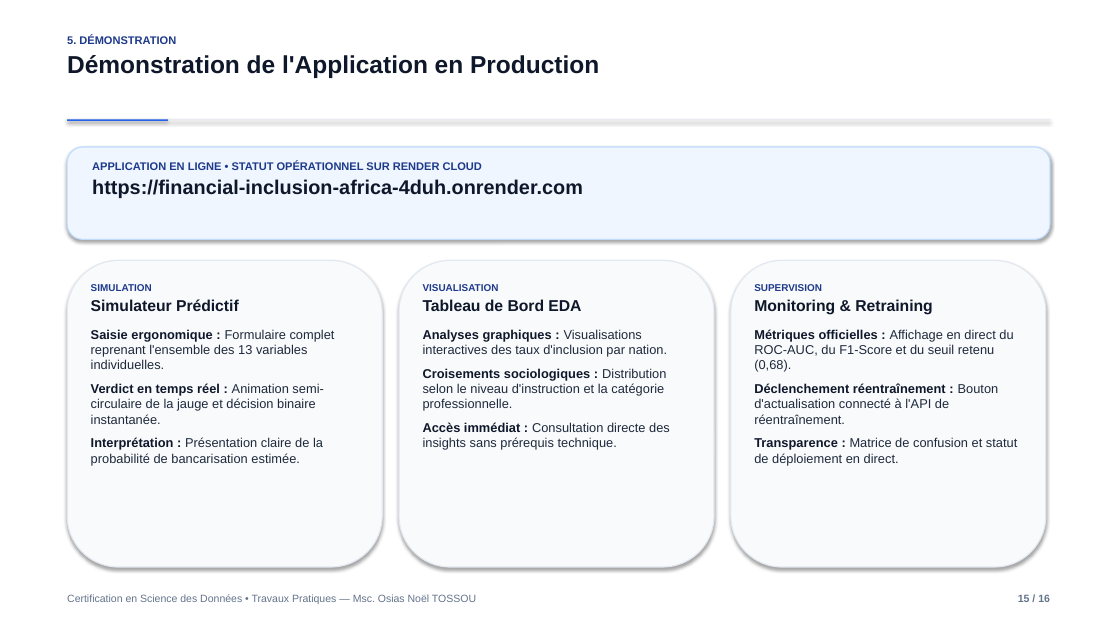
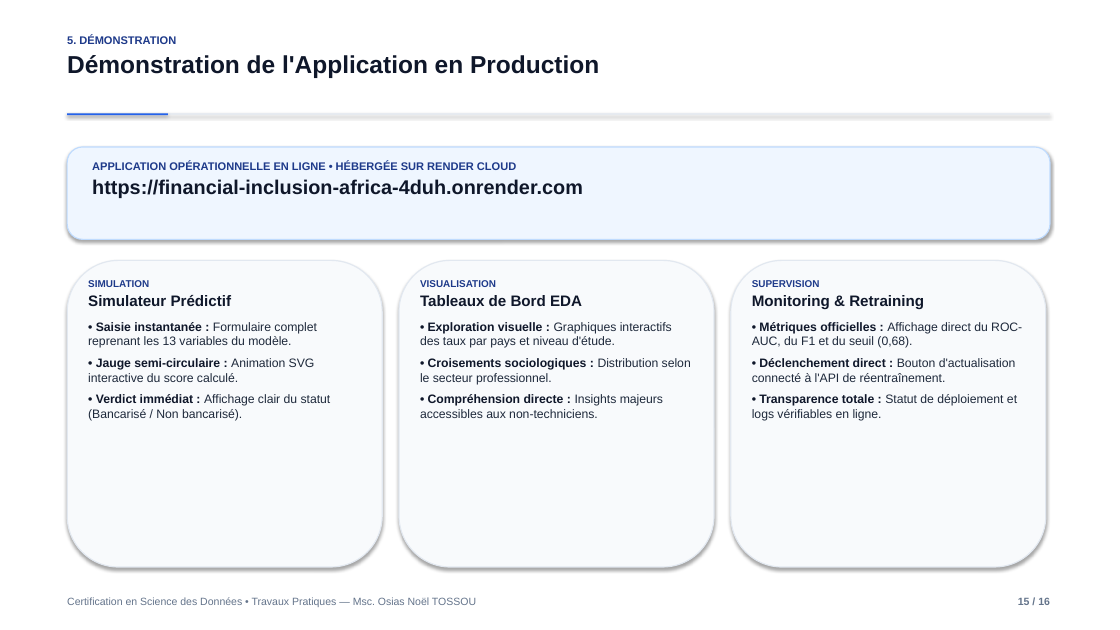
Before and after one commit to OLOUNLAD/Financial-inclusion-africa, a slide deck: slide 15 of Presentation_Soutenance.pptx. Drawn at 1120x630 pixels with LibreOffice and Linux fonts; fonts in the diff are those of the drawing. Boxes give left, top, right and bottom in pixels: in the first picture for what was removed or moved away, otherwise in the second. Text is boxed around its words. In the diff, an @@ line names an element or a change of style, - is before the commit and + after.

Commit message:
Refactor defense slides: unclutter text and integrate 5 architectural and workflow diagrams

```diff
--- a/Presentation_Soutenance.pptx
+++ b/Presentation_Soutenance.pptx
@@ rectangle: place and size @@
-rectangle at [67, 119, 1050, 120]
+rectangle at [67, 113, 1050, 114]
@@ rectangle: place and size @@
-rectangle at [67, 119, 168, 121]
+rectangle at [67, 113, 168, 115]
@@ text at [92, 162, 516, 173]: text changed @@
-APPLICATION EN LIGNE • STATUT OPÉRATIONNEL SUR RENDER CLOUD
+APPLICATION OPÉRATIONNELLE EN LIGNE • HÉBERGÉE SUR RENDER CLOUD
@@ text at [88, 295, 232, 306]: size 13.5 to 13 pt in "Simulateur Prédictif"; less space between paragraphs @@
@@ text at [420, 295, 691, 418]: text changed; size 11 to 10.5 pt @@
-Tableau de Bord EDA
-Analyses graphiques : Visualisations interactives des taux d'inclusion par nation.
-Croisements sociologiques : Distribution selon le niveau d'instruction et la catégorie professionnelle.
-Accès immédiat : Consultation directe des insights sans prérequis technique.
+Tableaux de Bord EDA
+• Exploration visuelle : Graphiques interactifs des taux par pays et niveau d'étude.
+• Croisements sociologiques : Distribution selon le secteur professionnel.
+• Compréhension directe : Insights majeurs accessibles aux non-techniciens.
@@ text at [752, 295, 924, 309]: size 13.5 to 13 pt in "Monitoring & Retraining"; less space between paragraphs @@
@@ text at [88, 322, 331, 421]: text changed; size 11 to 10.5 pt @@
-Saisie ergonomique : Formulaire complet reprenant l'ensemble des 13 variables individuelles.
-Verdict en temps réel : Animation semi-circulaire de la jauge et décision binaire instantanée.
-Interprétation : Présentation claire de la probabilité de bancarisation estimée.
+• Saisie instantanée : Formulaire complet reprenant les 13 variables du modèle.
+• Jauge semi-circulaire : Animation SVG interactive du score calculé.
+• Verdict immédiat : Affichage clair du statut (Bancarisé / Non bancarisé).
@@ text at [752, 322, 1022, 421]: text changed; size 11 to 10.5 pt @@
-Métriques officielles : Affichage en direct du ROC-AUC, du F1-Score et du seuil retenu (0,68).
-Déclenchement réentraînement : Bouton d'actualisation connecté à l'API de réentraînement.
-Transparence : Matrice de confusion et statut de déploiement en direct.
+• Métriques officielles : Affichage direct du ROC-AUC, du F1 et du seuil (0,68).
+• Déclenchement direct : Bouton d'actualisation connecté à l'API de réentraînement.
+• Transparence totale : Statut de déploiement et logs vérifiables en ligne.
```
Also in this commit, not shown: 14 other slides changed, 1 slide added, 1 slide removed, 2 other files.
